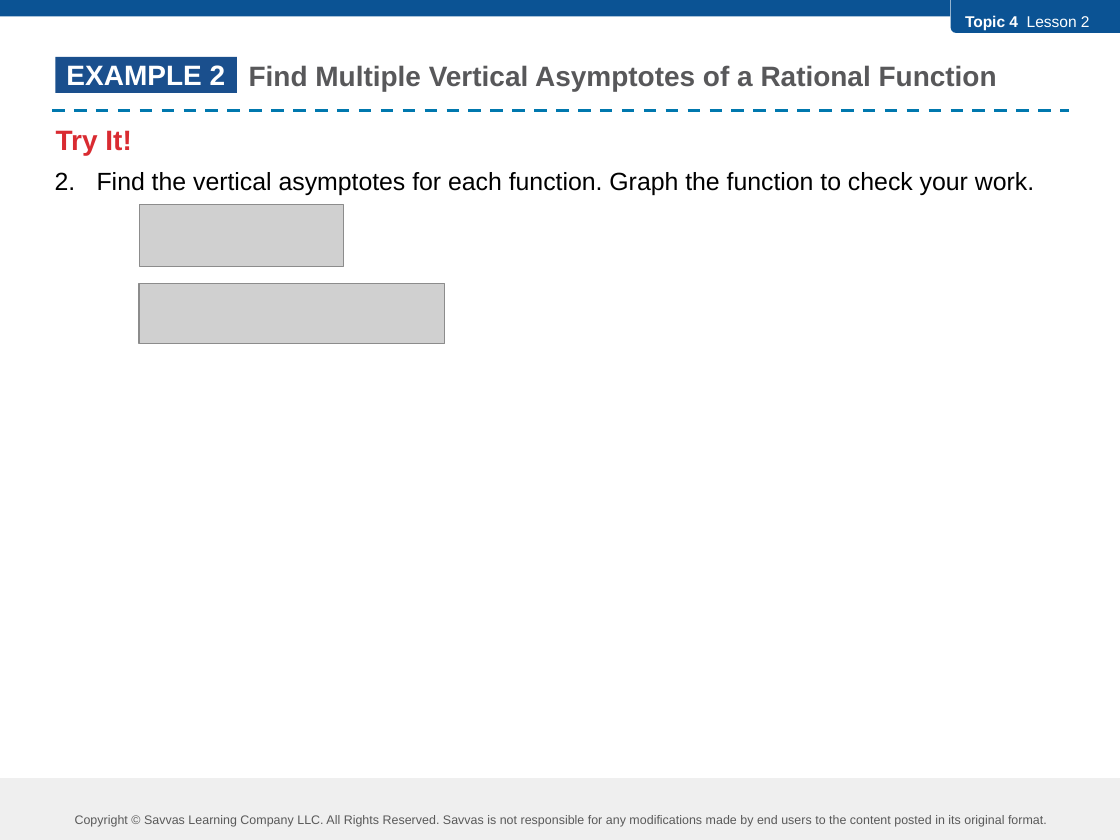
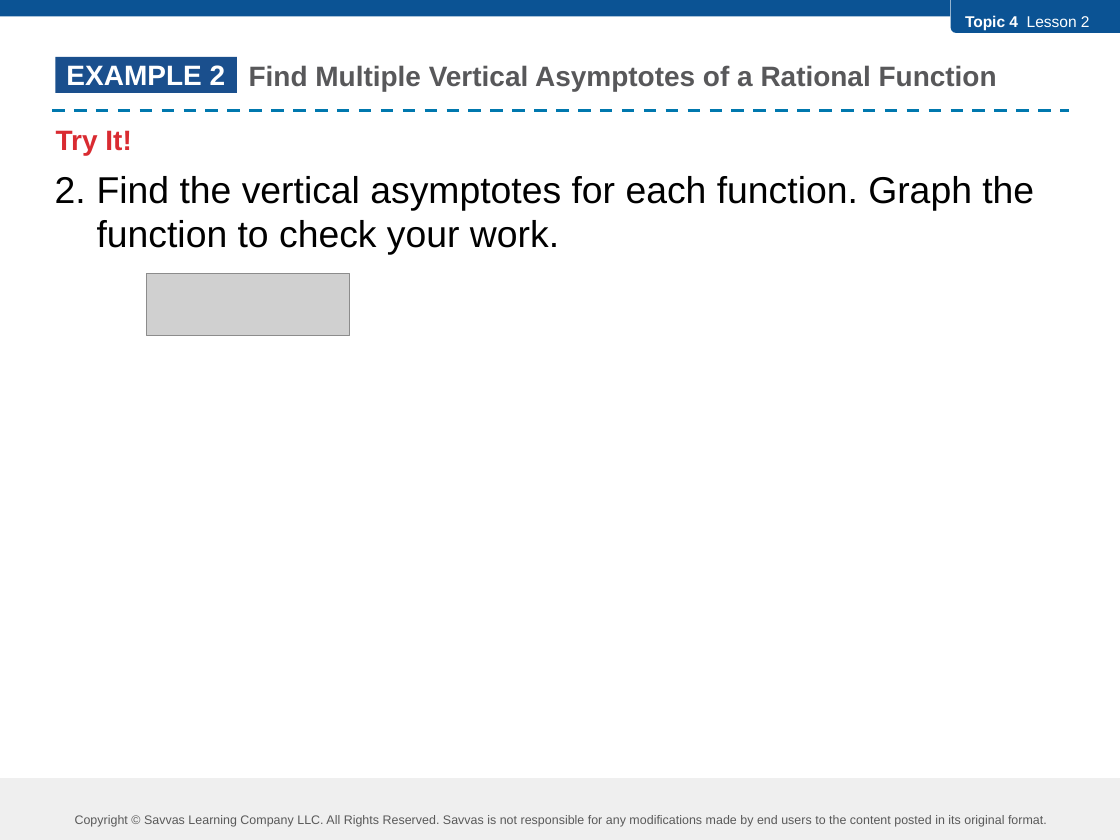
Before and after one commit to robjohncolson/feb25-25, a slide deck: slide 6 of l4-2.pptx (slide 5 before the commit). Drawn at 1120x840 pixels with LibreOffice and Linux fonts; fonts in the diff are those of the drawing; grey boxes stand for pictures. Boxes give left, top, right and bottom in pixels: in the first picture for what was removed or moved away, otherwise in the second. Text is boxed around its words. In the diff, an @@ line names an element or a change of style, - is before the commit and + after.

```diff
--- a/l4-2.pptx
+++ b/l4-2.pptx
@@ text at box(97, 176, 1034, 255): size 16 to 24 pt in "Find the vertical asymptotes for each function. ..." @@
@@ picture removed at box(139, 283, 445, 344) @@
@@ picture: place and size @@
-picture at box(140, 204, 344, 267)
+picture at box(146, 273, 349, 336)
```
Also in this commit, not shown: 8 other slides changed, 5 slides added, 10 slides removed, 5 other files.
